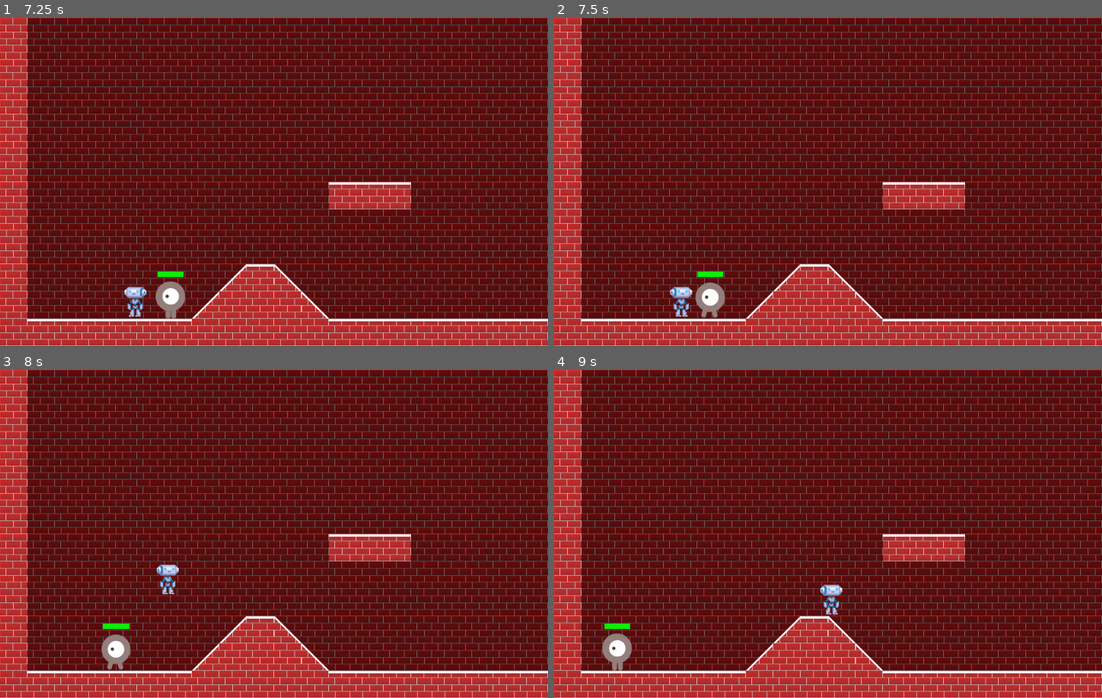
Above: before the commit, frames 1-4 (two rows, left to right).
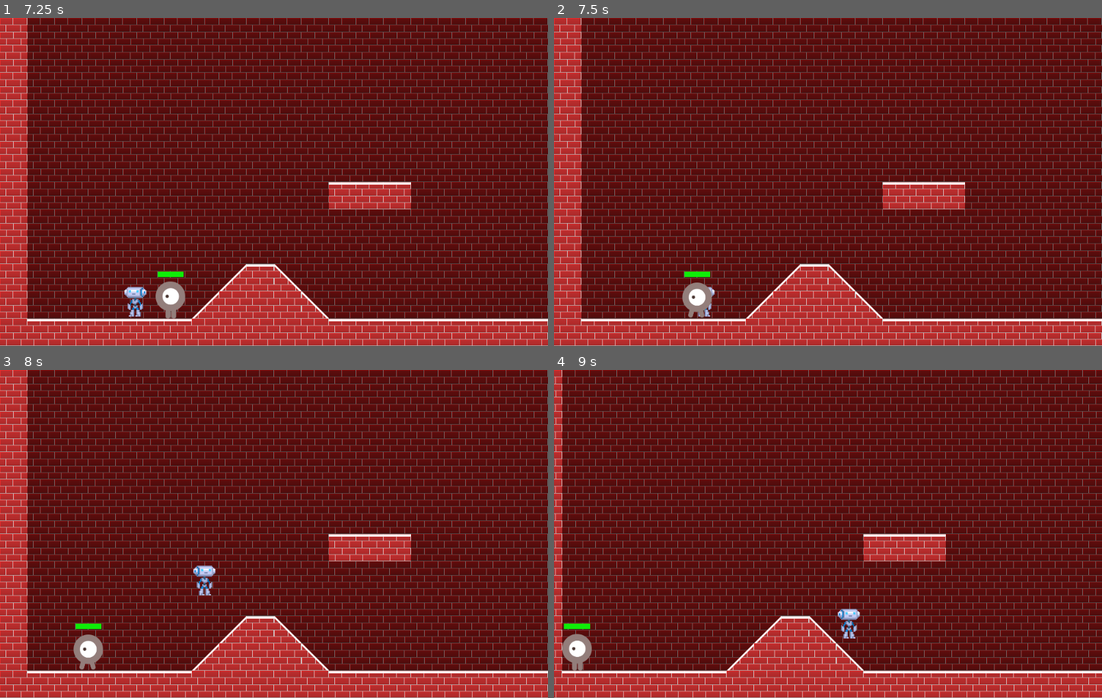
Above: after the commit, the same moments.

Repository: Ruefa/godot_test
Game: Godot game, scene res://Main.tscn
Same seed, same stepped clock (60 frames per second), same inputs: the game is played once before the commit and once after it.
Inputs:
- Up to frame 1 (7.25 s): tap Enter at 0.5 s; hold Right (ui_right) 0.53-2.03 s; tap Up (ui_up) at 0.77, 1.52, 3.02, 3.77, 4.52, 6.02, 6.77 s; hold Left (ui_left) 2.03-2.78 s; hold Right (ui_right) 2.78-4.28 s; hold Left (ui_left) 4.28-5.03 s; hold Right (ui_right) 5.03-5.78 s; hold Left (ui_left) from 5.78 s (still down)
- Up to frame 2 (7.5 s): release Left (ui_left) at 7.28 s; hold Right (ui_right) from 7.28 s (still down)
- Up to frame 3 (8 s): keep holding Right (ui_right); tap Up (ui_up) at 7.52 s
- Up to frame 4 (9 s): keep holding Right (ui_right)

Frame 1 is identical in both runs. In frame 2, 0.9% of the frame differs, in the area x 21-32%, y 77-92%; in frame 3, 1.5%; in frame 4, 22%, in the area x 0-100%, y 0-100%.

Commit message:
added vulnerability after being hit by an enemy

Diff:
--- a/Side Scroll/Player.gd
+++ b/Side Scroll/Player.gd
@@ -57,6 +57,14 @@
 	if Input.is_action_pressed("ui_up") and is_on_floor():
 		velocity.y = -400
 
+	var enemyNodes = get_tree().get_nodes_in_group("Enemy")
+	for i in get_slide_count():
+		var collision = get_slide_collision(i)
+		if collision.get_collider() in enemyNodes:
+			print(collision.get_collider())
+			set_collision_mask_bit(2,0)
+			$VulnTimer.start()
+
 
 	move_and_slide(velocity, Vector2(0,-1))
 
@@ -75,3 +83,8 @@
 func statChange():
 	$FireRateTimer.set_wait_time(BASE_ATT_SPEED * att_speed_mult)
 	damage = BASE_DAMAGE * damage_mult
+
+
+
+func _on_VulnTimer_timeout():
+	set_collision_mask_bit(2,1)
